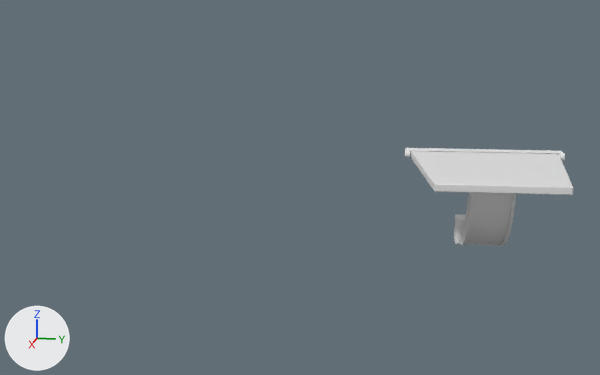
Before and after pictures for a commit that changed the FBX model Flicker/Assets/Assets/Meshes/Enviroment/SM_O_FallingPlatform.FBX.
The view is the same before and after, from a 50 mm camera at (16.79, 0.61, 1.63) aimed at (8.65, -1.02, -0.4). Lighting does not change. The marker at lower left points along +X, +Y and +Z. Materials are left out; every surface is plain grey.
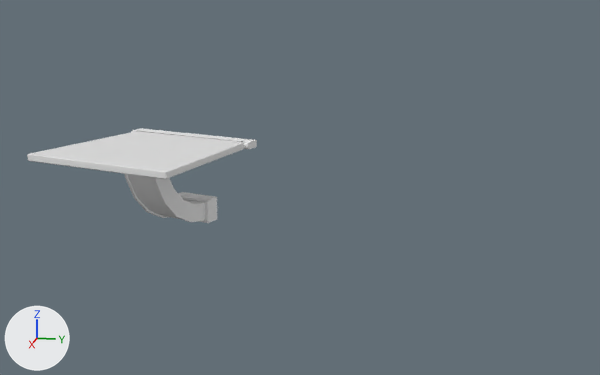
Location of each change, (x1, y1, x2, y2) in pixels of the pictures (600 x 375 px; the box of a moved part takes in the faces that stretch with it):
'Object044', reshaped, turned
    before: (405, 148, 573, 247)
    after: (27, 128, 257, 223)
part 1 of me_mesh, moved or reshaped
    before: (559, 156, 573, 195)
    after: (165, 142, 245, 179)
part 2 of me_mesh, moved or reshaped
    before: (413, 151, 572, 187)
    after: (138, 131, 244, 171)
part 3 of me_mesh, moved or reshaped
    before: (412, 151, 572, 195)
    after: (28, 131, 165, 179)
part 4 of me_mesh, moved or reshaped (not visible afterwards)
    before: (411, 151, 436, 191)

Patch to the scene script:
```diff
--- a/Flicker/Assets/Assets/Meshes/Enviroment/SM_O_FallingPlatform.FBX.py
+++ b/Flicker/Assets/Assets/Meshes/Enviroment/SM_O_FallingPlatform.FBX.py
@@ me_mesh @@
 # used by ob_object044; location = (0.018, -0.001, -0.03); rotation_euler = (0.0, 0.0, -3.043), in degrees (0, 0, -174); scale = (0.0254, 0.0254, 0.0254)
-me_mesh.from_pydata(...)  # 122 vertices, 216 faces; spans x -383.0..-320.0, y -31.4..31.2, z -38.7..0.0
+me_mesh.from_pydata(...)  # 122 vertices, 212 faces; spans x -390.3..-321.2, y -34.5..33.9, z -38.7..0.0
+# me_mesh part 1: all 2 vertices in x -382.6, y -23.1, z -2.8..-0.5 are moved by (-7.3, -11.3, 0.0)
+# me_mesh part 2: all 4 vertices in x -383.0..-382.6, y -22.8..-22.7, z -3.1..-0.2 are moved by (-7.3, -11.2, 0.0)
+# me_mesh part 3: all 4 vertices in x -382.9..-382.6, y 22.2..22.3, z -3.1..-0.2 are moved by (-7.3, 11.2, 0.0)
+# me_mesh part 4: all 2 vertices in x -382.6, y 22.6, z -2.8..-0.5 are moved by (-7.3, 11.3, 0.0)
@@ ob_object044 @@
 ob_object044.location = (0.018, -0.001, -0.03)
-ob_object044.rotation_euler = (0.0, 0.0, -3.043)  # degrees (0, 0, -174)
+ob_object044.rotation_euler = (0.0, 0.0, 2.847)  # degrees (0, 0, 163)
 ob_object044.scale = (0.0254, 0.0254, 0.0254)
```
